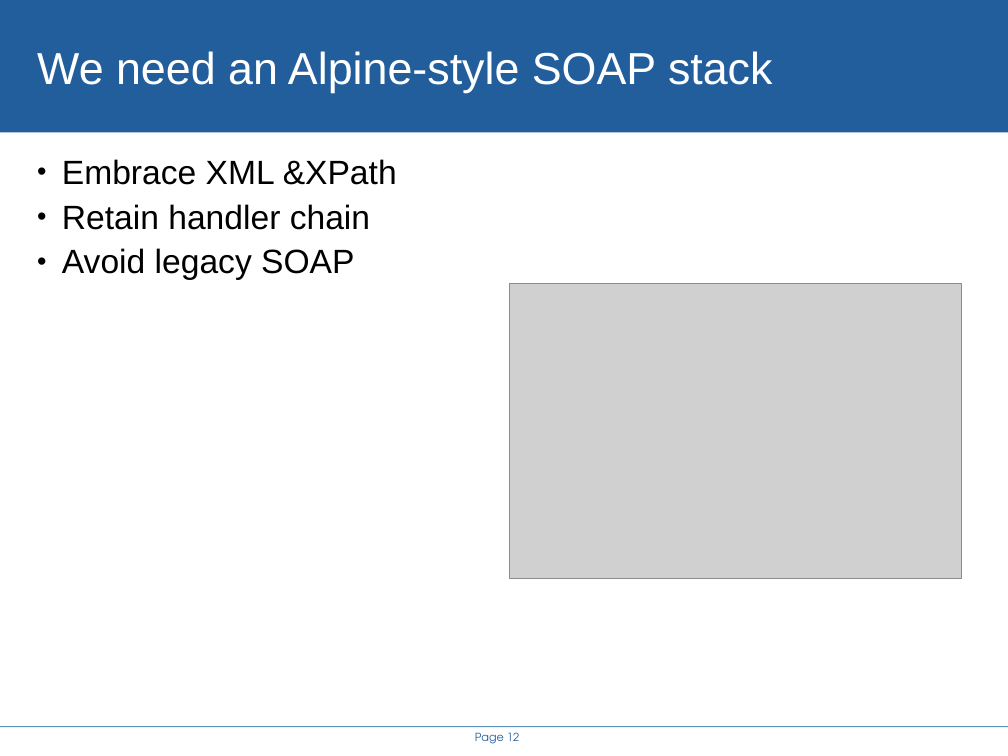
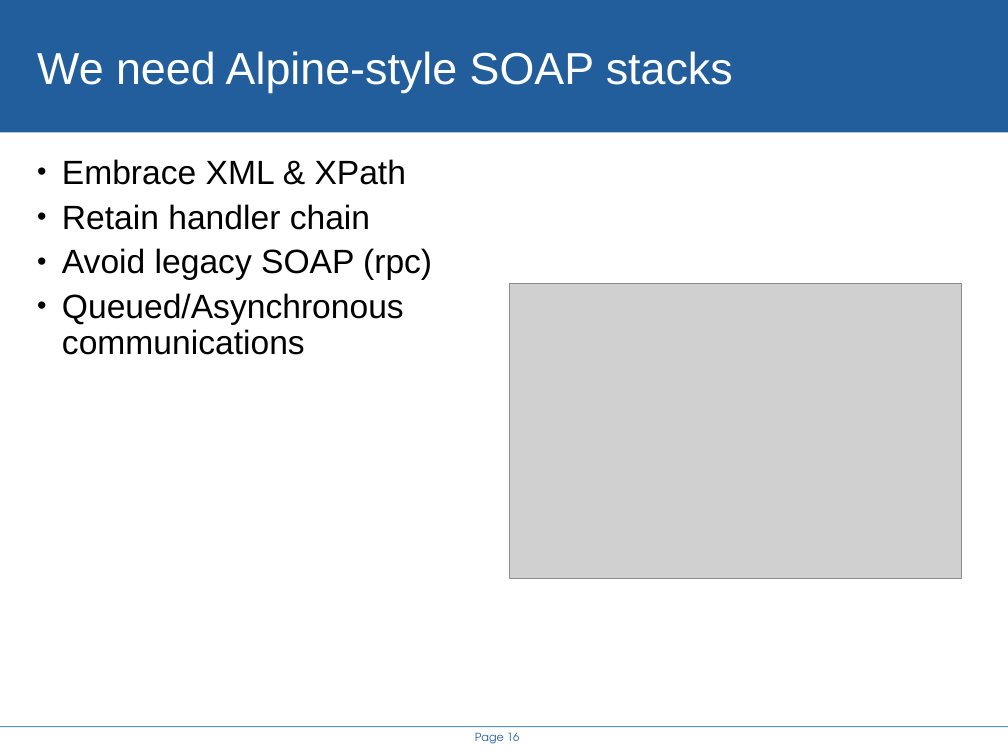
Before and after one commit to steveloughran/smartfrog, a slide deck: slide 16 of projects/alpine/doc/icws2005/rethinking_the_java_SOAP_stack.ppt (slide 12 before the commit). Drawn at 1008x756 pixels with LibreOffice and Linux fonts; fonts in the diff are those of the drawing; grey boxes stand for pictures; background and template pictures are left out. Boxes give left, top, right and bottom in pixels: in the first picture for what was removed or moved away, otherwise in the second. Text is boxed around its words. In the diff, an @@ line names an element or a change of style, - is before the commit and + after.

```diff
--- a/projects/alpine/doc/icws2005/rethinking_the_java_SOAP_stack.ppt
+++ b/projects/alpine/doc/icws2005/rethinking_the_java_SOAP_stack.ppt
@@ title at (x1=37, y1=51, x2=733, y2=93): text changed @@
-We need an Alpine-style SOAP stack
+We need Alpine-style SOAP stacks
@@ text at (x1=62, y1=159, x2=406, y2=185): spaces changed @@
-• Embrace XML &XPath
+• Embrace XML & XPath
@@ text at (x1=62, y1=248, x2=432, y2=355): text changed @@
-• Avoid legacy SOAP
+• Avoid legacy SOAP (rpc)
+• Queued/Asynchronous communications
@@ page number at (x1=475, y1=732, x2=519, y2=744): text changed @@
-Page 12
+Page 16
```
Also in this commit, not shown: 8 other slides changed, 6 slides added, 2 slides removed, 14 other files.
